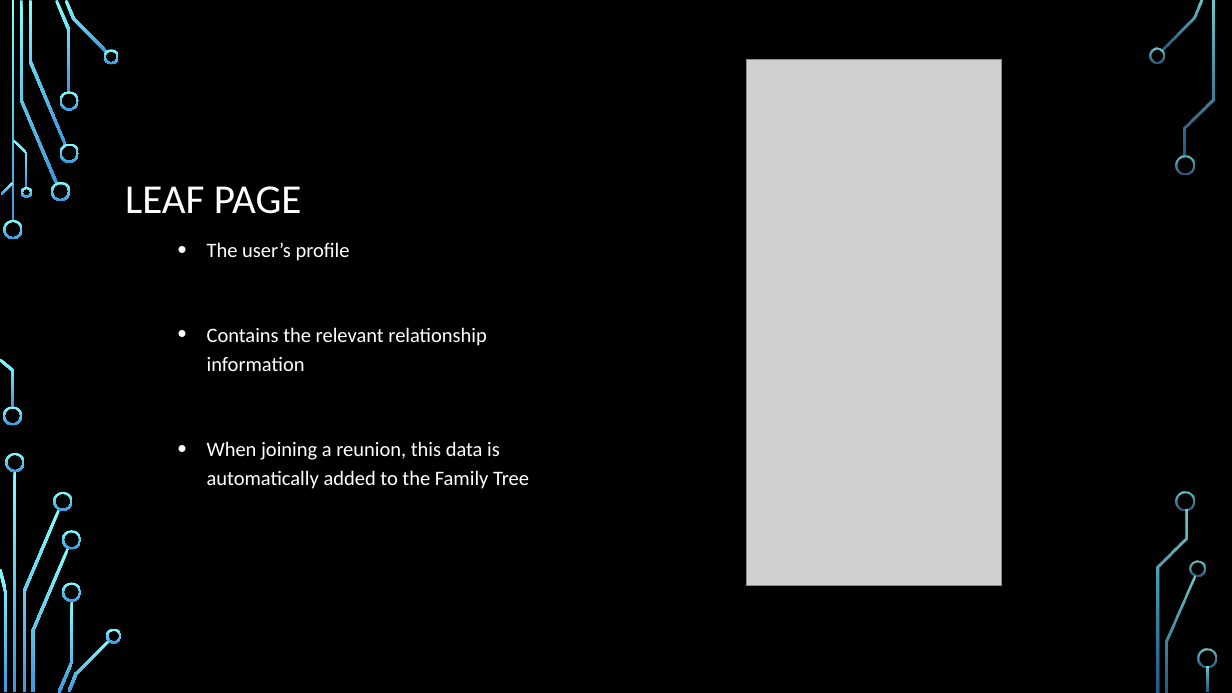
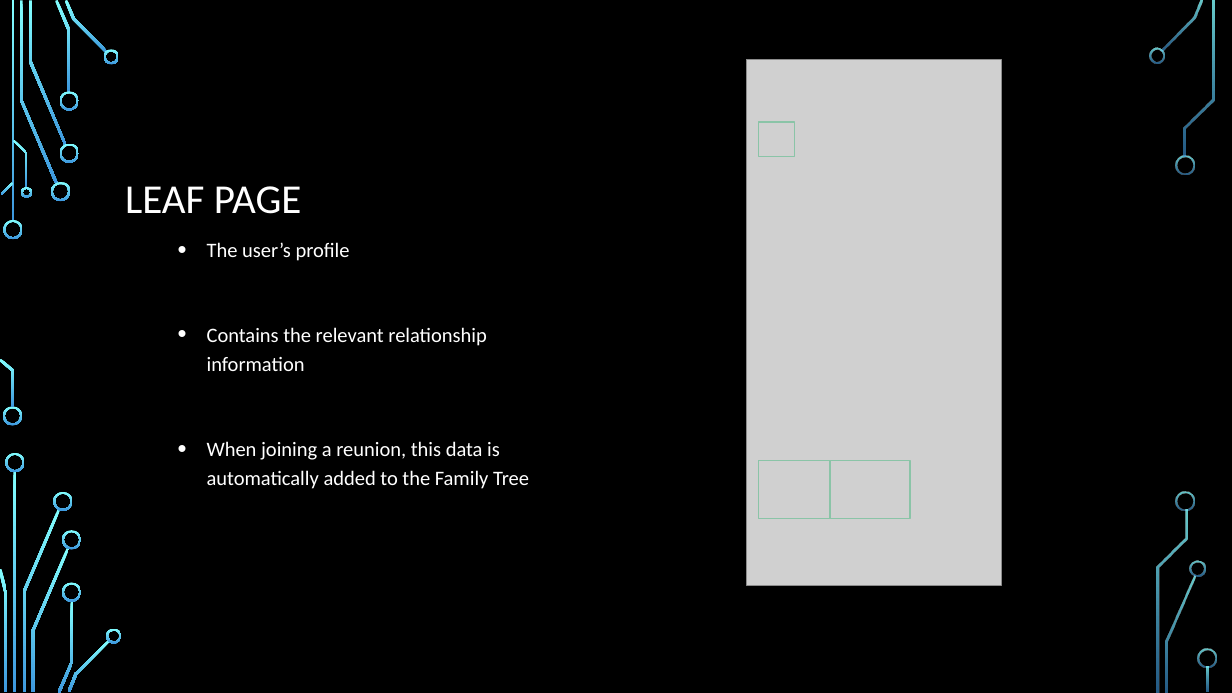
Before and after one commit to shitwolfymakes/CS-3773-Software-Engineering, a slide deck: slide 4 of Reunions App.pptx. Drawn at 1232x693 pixels with LibreOffice and Linux fonts; fonts in the diff are those of the drawing; grey boxes stand for pictures; background and template pictures are left out. Boxes give left, top, right and bottom in pixels: in the first picture for what was removed or moved away, otherwise in the second. Text is boxed around its words. In the diff, an @@ line names an element or a change of style, - is before the commit and + after.

Commit message:
Updated to include hotlinks over the buttons

```diff
--- a/Reunions App.pptx
+++ b/Reunions App.pptx
@@ action button blank added at (759, 122, 795, 156), outline #8AC4A7 1.25 pt @@
@@ action button blank added at (759, 461, 831, 518), outline #8AC4A7 1.25 pt @@
@@ action button blank added at (831, 461, 910, 518), outline #8AC4A7 1.25 pt @@
```
Also in this commit, not shown: 3 other slides changed.
